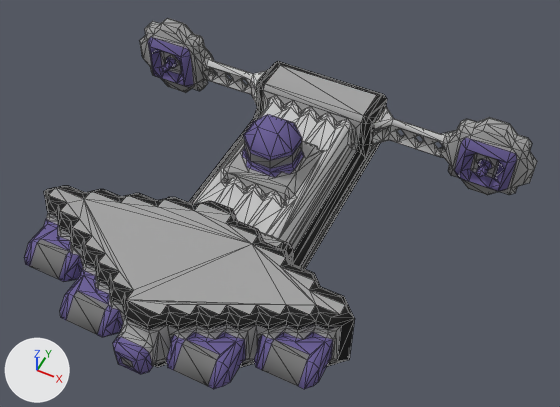
An edit to the OBJ model src/jsMain/resources/meshes/usa-3-raven-rock-class.obj, drawn before and after from the same camera.
Camera for both pictures: a 50 mm lens placed at (24.0, -41.0, 20.8), pointed at (2.8, 1.5, -32.4). The lights are fixed; the arrows at lower left show +X, +Y and +Z. Mesh edges are drawn as thin lines. Where no turn or scale is listed for an object, it has been applied to the vertices.

The older version as bpy lines, for what is in view:
```python
me_usa_3_raven_rock_class = bpy.data.meshes.new('usa-3-raven-rock-class')
me_usa_3_raven_rock_class.from_pydata(...)  # 1693 vertices, 3082 faces; spans x -22.5..22.5, y -19.0..19.0, z -38.0..-27.0
me_usa_3_raven_rock_class.materials.append(mat_usa_3_raven_rock_class)
ob_usa_3_raven_rock_class = bpy.data.objects.new('usa-3-raven-rock-class', me_usa_3_raven_rock_class)
ob_usa_3_raven_rock_class.location = (0.0, 0.0, 0.0)
```
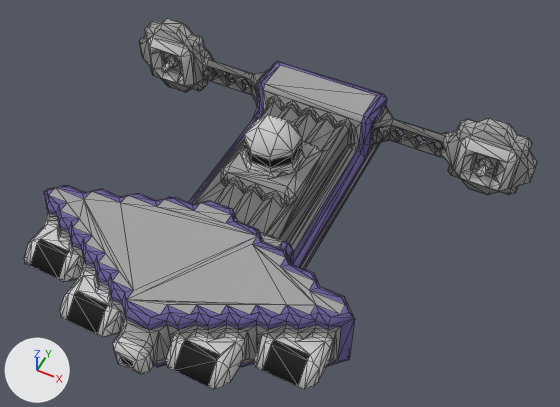
The newer file is also turned or shifted as a whole; pictures and numbers use the older file's frame.

Where the change shows, as pixel boxes (x1, y1, x2, y2) in the pictures (560 x 407 px; the box of a moved part takes in the faces that stretch with it):
```json
{"part": 1, "of": "me_usa_3_raven_rock_class", "change": "moved or reshaped", "before": [244, 100, 292, 193], "after": [244, 107, 391, 178]}
{"part": 2, "of": "me_usa_3_raven_rock_class", "change": "moved or reshaped", "before": [461, 169, 471, 181], "after": [461, 171, 472, 181]}
{"part": 3, "of": "me_usa_3_raven_rock_class", "change": "moved or reshaped", "before": [154, 67, 162, 78], "on screen": "not visible afterwards"}
{"part": 4, "of": "me_usa_3_raven_rock_class", "change": "surface changed", "before": [24, 37, 517, 389], "after": [24, 37, 517, 389]}
```

The change, as JSON lines over the scene's bpy script:
```json
{"block": "me_usa_3_raven_rock_class", "where": "# used by ob_usa_3_raven_rock_class; location = (0.0, 0.0, 0.0)"}
{"op": "remove", "block": "me_usa_3_raven_rock_class", "code": "me_usa_3_raven_rock_class.from_pydata(...)  # 1693 vertices, 3082 faces; spans x -22.5..22.5, y -19.0..19.0, z -38.0..-27.0"}
{"op": "add", "block": "me_usa_3_raven_rock_class", "code": "me_usa_3_raven_rock_class.from_pydata(...)  # 1696 vertices, 3090 faces; spans x -22.5..22.5, y -19.0..19.0, z -38.0..-27.0"}
{"block": "me_usa_3_raven_rock_class", "change": "me_usa_3_raven_rock_class part 1: 2 vertices moved from x -1.0..2.0, y 4.0, z -28.5..-27.5 to x -1.0..1.0, y 3.5, z -28.0; 5 vertices removed from x -7.0..7.0, y 1.7..18.0, z -34.5..-32.5; 7 vertices added at x -2.0..7.0, y 3.7..15.0, z -32.5..-27.5"}
{"block": "me_usa_3_raven_rock_class", "change": "me_usa_3_raven_rock_class part 2: 1 vertex removed from x 16.5, y 15.5, z -34.5; 2 vertices added at x 17.0..19.5, y 15.5, z -35.0..-32.5"}
{"block": "me_usa_3_raven_rock_class", "change": "me_usa_3_raven_rock_class part 3: 1 vertex removed from x -19.5, y 15.5, z -34.5; 1 vertex added at x -16.0, y 17.5, z -31.0"}
{"block": "me_usa_3_raven_rock_class", "change": "me_usa_3_raven_rock_class part 4: 1503 kept faces spanning x -20.8..20.8, y -19.0..19.0, z -38.0..-27.0 get new texture (UV) coordinates"}
```
